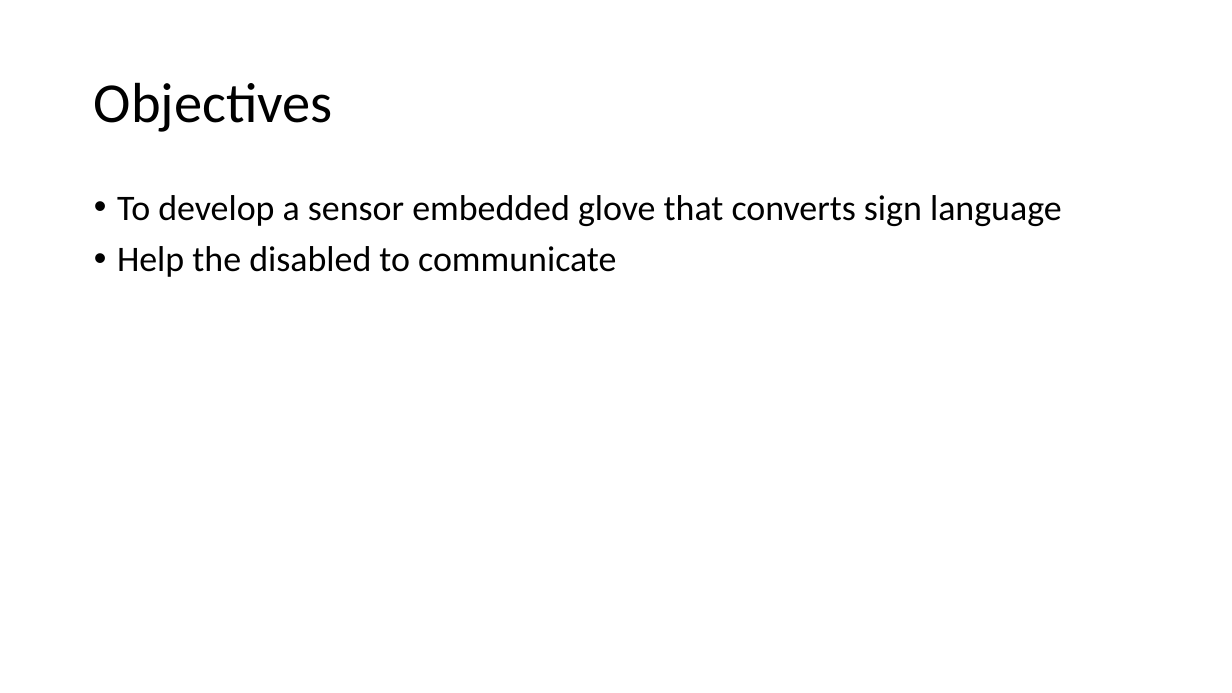
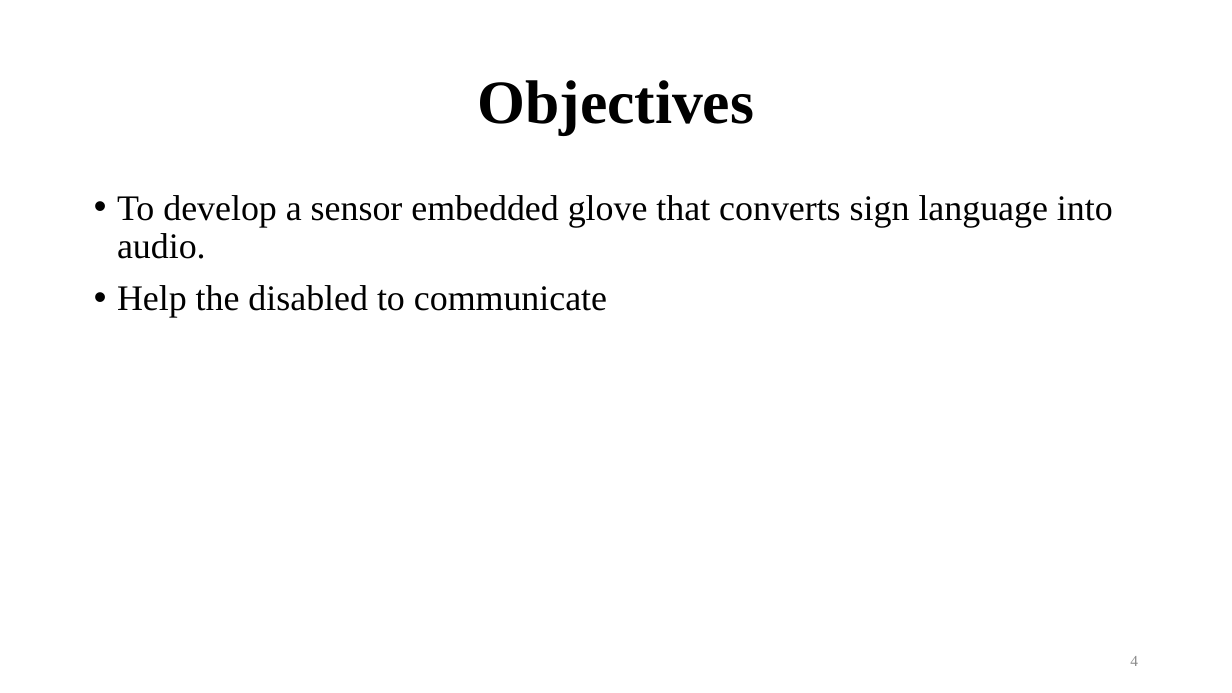
Before and after one commit to BipinGodar/ProjectReport, a slide deck: slide 4 of Smart Gloves using Flex Sensor.pptx. Drawn at 1232x693 pixels with LibreOffice and Linux fonts; fonts in the diff are those of the drawing. Boxes give left, top, right and bottom in pixels: in the first picture for what was removed or moved away, otherwise in the second. Text is boxed around its words. In the diff, an @@ line names an element or a change of style, - is before the commit and + after.

```diff
--- a/Smart Gloves using Flex Sensor.pptx
+++ b/Smart Gloves using Flex Sensor.pptx
@@ title "Objectives" at (x1=477, y1=80, x2=754, y2=135): size 44 to 48 pt, font Calibri to Times New Roman, bold on; alignment left to centre @@
@@ text at (x1=117, y1=195, x2=1113, y2=259): text changed; font Calibri to Times New Roman @@
-• To develop a sensor embedded glove that converts sign language
+• To develop a sensor embedded glove that converts sign language into audio.
@@ text at (x1=117, y1=285, x2=607, y2=318): font Calibri to Times New Roman in "Help the disabled to communicate" @@
@@ page number added at (x1=1130, y1=656, x2=1138, y2=666), 12 pt, text #8C8C8C @@
+4
```
Also in this commit, not shown: 11 other slides changed, 9 slides added, 5 slides removed, 3 other files.
